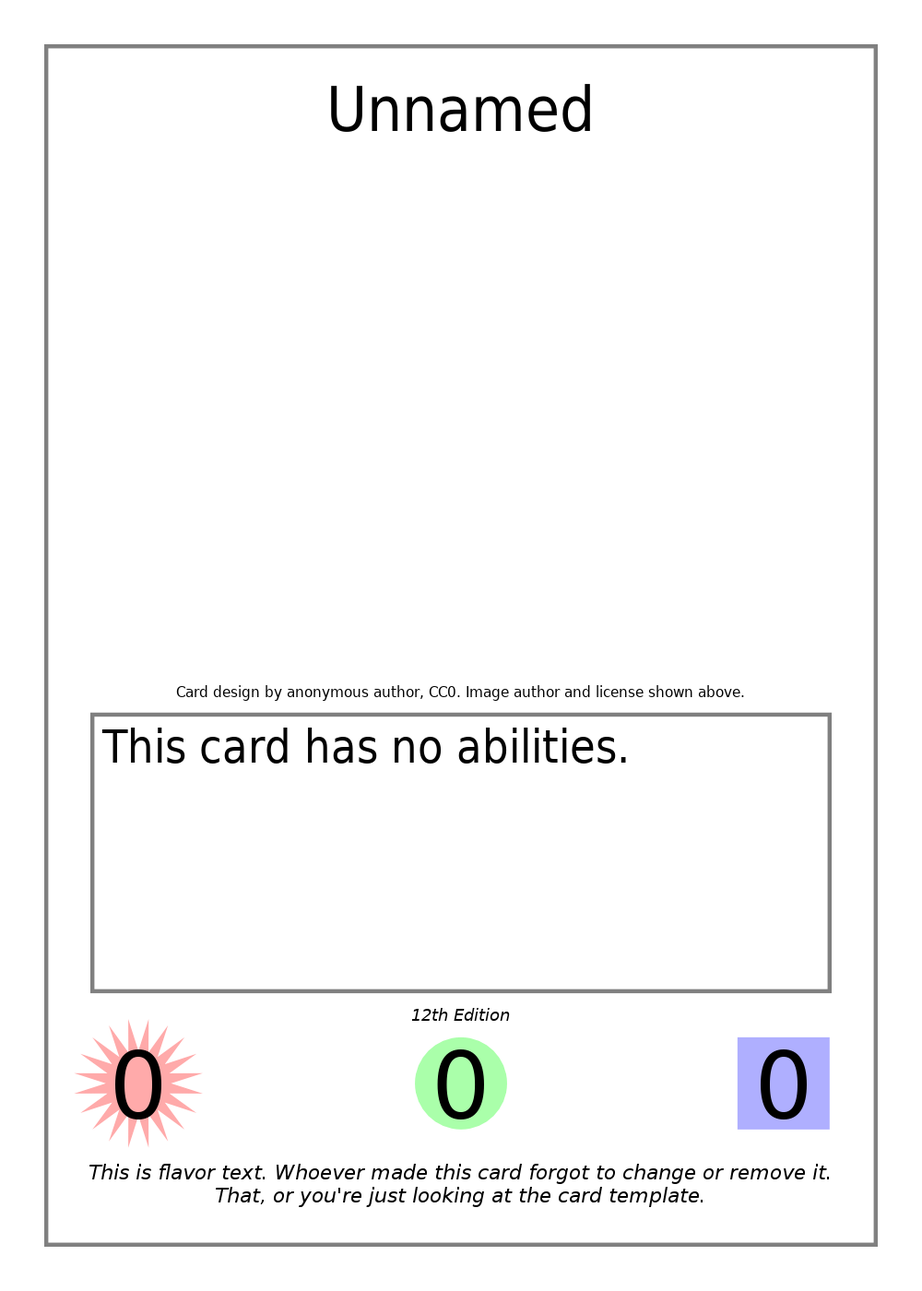
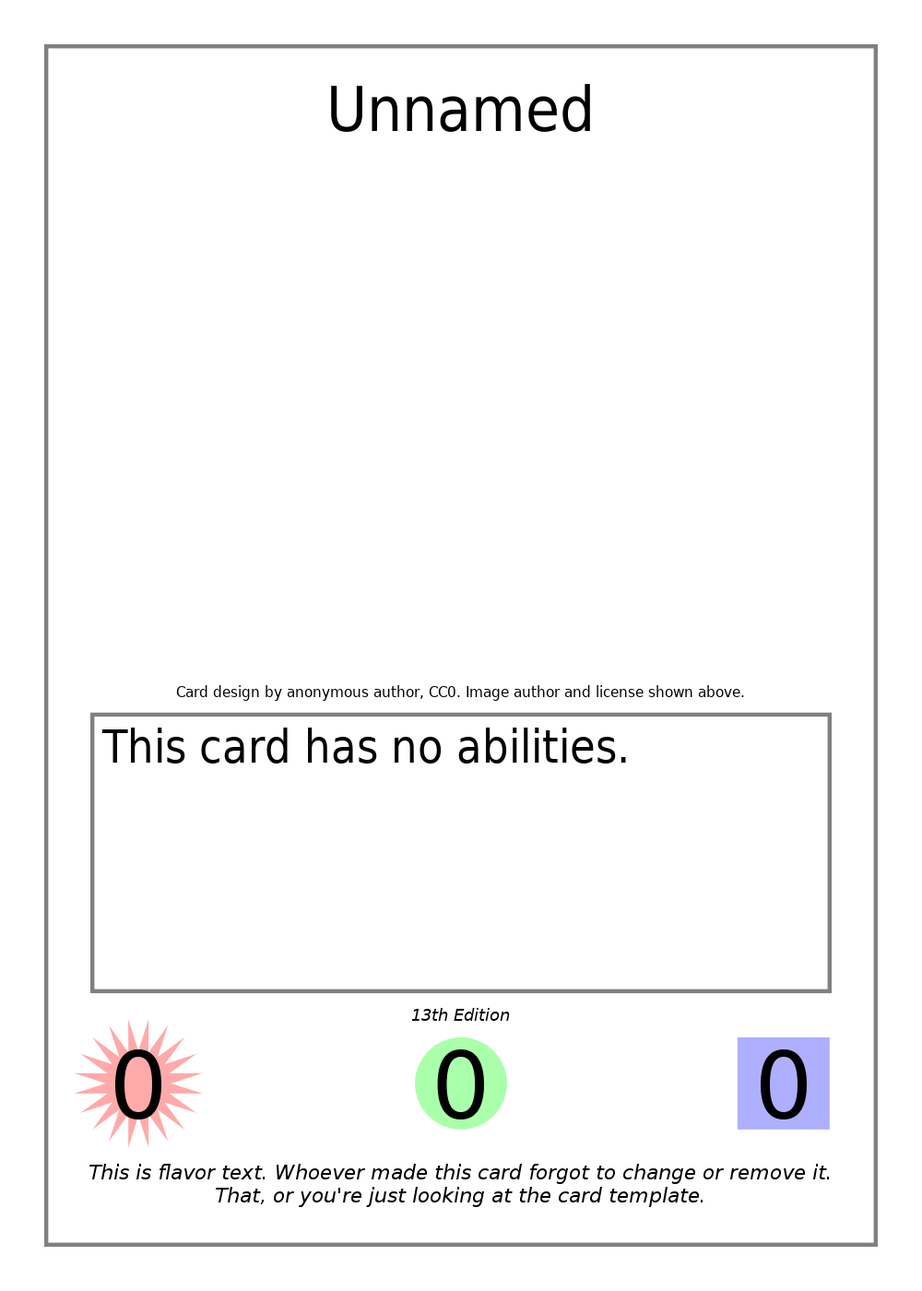
Before/after of a 922 x 1291 layered artwork. What changed in the layer stack:
painted on "Edition Indicator" over left=421, top=1009, right=432, bottom=1022
